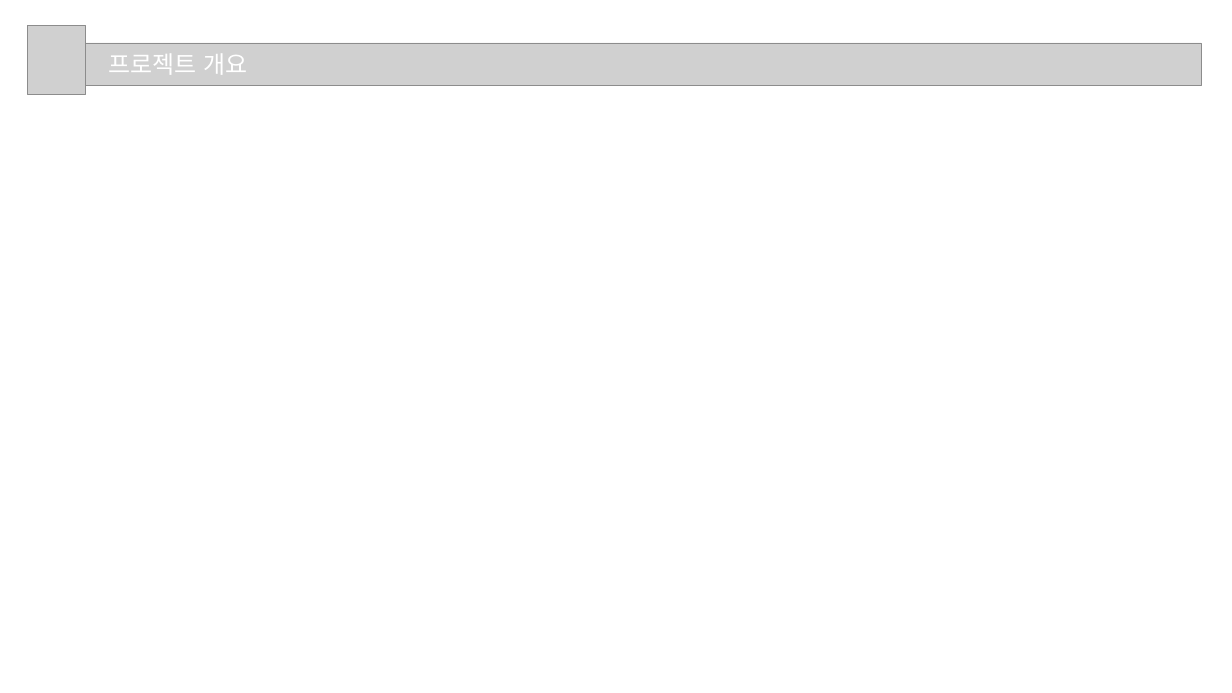
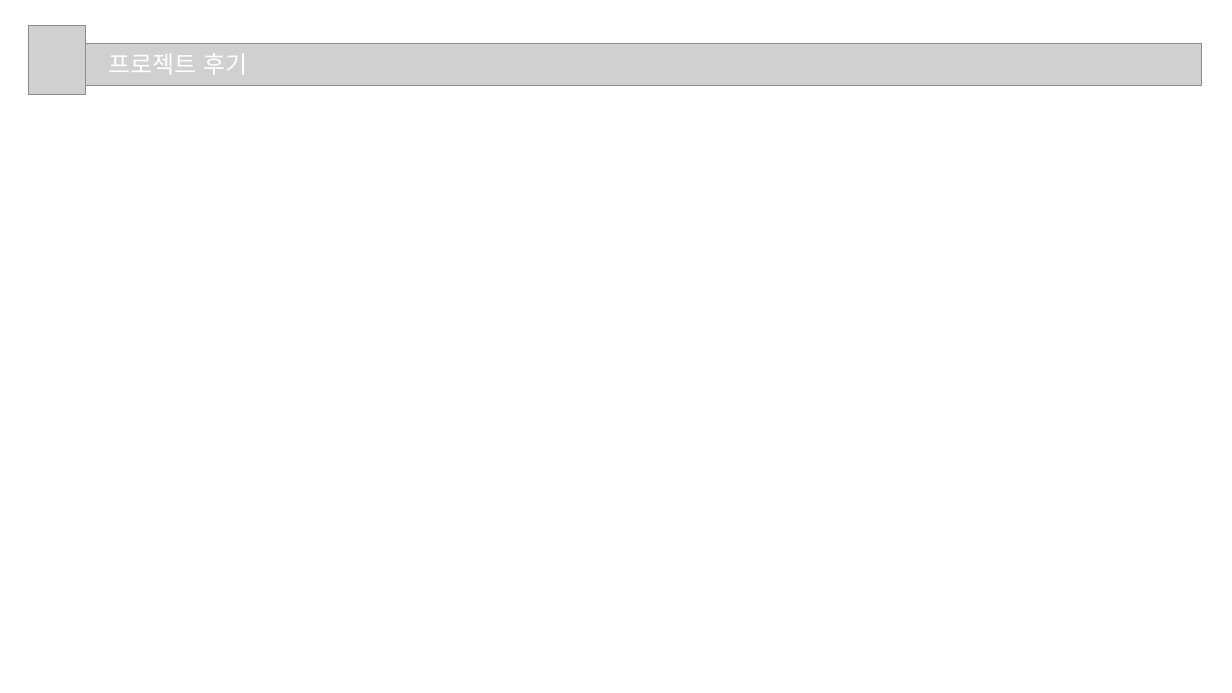
Before and after one commit to bhs0906/JavaFX_Oracle_Project, a slide deck: slide 10 of 3조_프로젝트2.pptx (slide 3 before the commit). Drawn at 1232x693 pixels with LibreOffice and Linux fonts; fonts in the diff are those of the drawing; grey boxes stand for pictures. Boxes give left, top, right and bottom in pixels: in the first picture for what was removed or moved away, otherwise in the second. Text is boxed around its words. In the diff, an @@ line names an element or a change of style, - is before the commit and + after.

```diff
--- a/3조_프로젝트2.pptx
+++ b/3조_프로젝트2.pptx
@@ text at <box>109,53,247,75</box>: text changed @@
-프로젝트 개요
+프로젝트 후기
```
Also in this commit, not shown: 2 other slides changed, 7 slides added, 2 slides removed.
